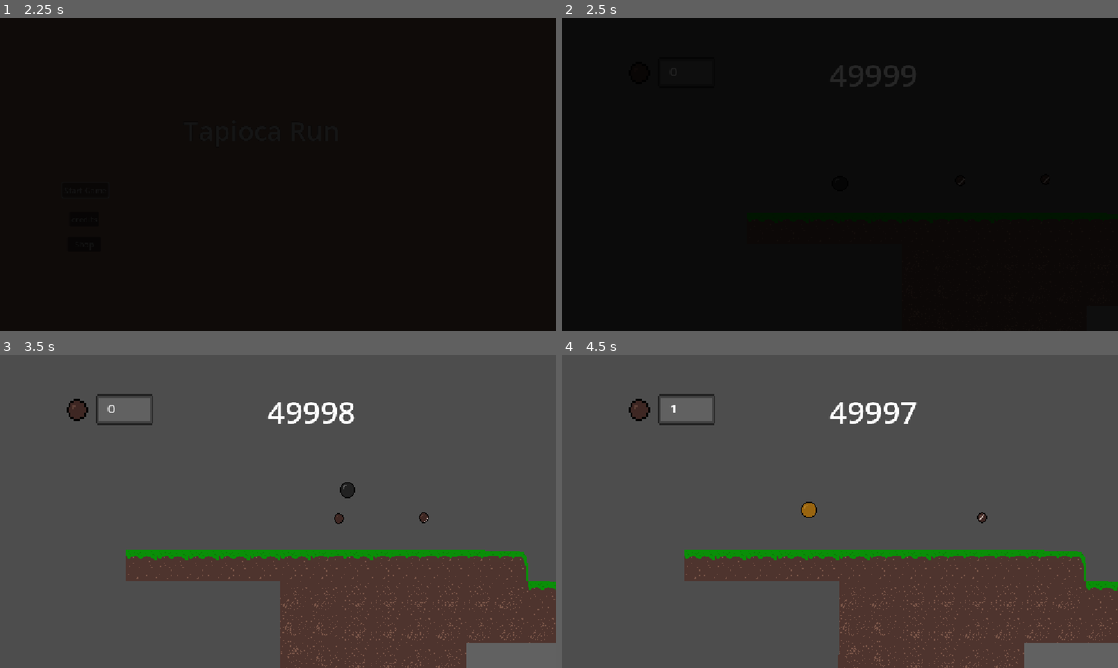
Above: before the commit, frames 1-4 (two rows, left to right).
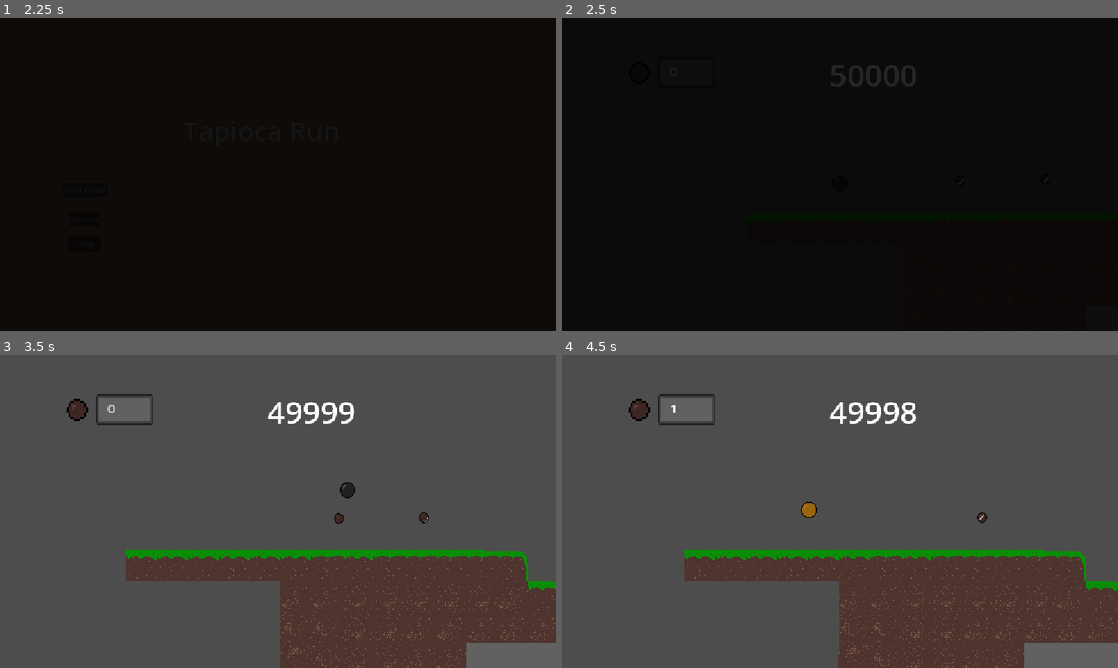
Above: after the commit, the same moments.

Repository: Adi-Ari-17/tapioca-run
Game: Godot game, scene res://scenes/main.tscn
The game is run twice, just before and just after one commit, with the same random seed, the same clock (stepped at 60 frames per second) and the same inputs.
Inputs:
- Up to frame 1 (2.25 s): click "Start Game" at 0.5 s; click "Start Game" at 1.25 s; hold Right (right) from 2.03 s (still down)
- Up to frame 2 (2.5 s): keep holding Right (right); tap Up (up) at 2.27 s
- Up to frame 3 (3.5 s): keep holding Right (right); tap Up (up) at 3.02 s
- Up to frame 4 (4.5 s): release Right (right) at 3.53 s; hold Left (left) 3.53-4.28 s; hold Right (right) from 4.28 s (still down)

Frame 1 is identical in both runs. In frame 2, 0.2% of the frame differs, in the area x 48-64%, y 15-22%; in frame 3, less than 0.1%; in frame 4, 0.1%.

Commit message:
more player stuffs

Diff:
--- a/tapioca-run/scenes/level_1.tscn
+++ b/tapioca-run/scenes/level_1.tscn
@@ -37,14 +37,6 @@
 vframes = 2
 frame = 2
 
-[node name="Sprite2D48" type="Sprite2D" parent="background/Parallax2D" unique_id=1502530743]
-position = Vector2(120, 25)
-scale = Vector2(2.5, 2.5)
-texture = ExtResource("1_rus8k")
-hframes = 2
-vframes = 2
-frame = 2
-
 [node name="Sprite2D49" type="Sprite2D" parent="background/Parallax2D" unique_id=465710509]
 position = Vector2(572, 89.999985)
 scale = Vector2(2.5, 2.5)
@@ -329,6 +321,198 @@
 vframes = 2
 frame = 2
 
+[node name="Sprite2D112" type="Sprite2D" parent="background/Parallax2D" unique_id=1099418925]
+position = Vector2(352, 144.99998)
+scale = Vector2(2.5, 2.5)
+texture = ExtResource("1_rus8k")
+hframes = 2
+vframes = 2
+frame = 2
+
+[node name="Sprite2D113" type="Sprite2D" parent="background/Parallax2D" unique_id=418955157]
+position = Vector2(353, 344)
+scale = Vector2(2.5, 2.5)
+texture = ExtResource("1_rus8k")
+hframes = 2
+vframes = 2
+frame = 2
+
+[node name="Sprite2D114" type="Sprite2D" parent="background/Parallax2D" unique_id=1925278431]
+position = Vector2(572, 289)
+scale = Vector2(2.5, 2.5)
+texture = ExtResource("1_rus8k")
+hframes = 2
+vframes = 2
+frame = 2
+
+[node name="Sprite2D115" type="Sprite2D" parent="background/Parallax2D" unique_id=1611156150]
+position = Vector2(573, 488)
+scale = Vector2(2.5, 2.5)
+texture = ExtResource("1_rus8k")
+hframes = 2
+vframes = 2
+frame = 2
+
+[node name="Sprite2D144" type="Sprite2D" parent="background/Parallax2D" unique_id=107073252]
+position = Vector2(445, 394)
+scale = Vector2(2.5, 2.5)
+texture = ExtResource("1_rus8k")
+hframes = 2
+vframes = 2
+frame = 2
+
+[node name="Sprite2D145" type="Sprite2D" parent="background/Parallax2D" unique_id=1503940403]
+position = Vector2(446, 593)
+scale = Vector2(2.5, 2.5)
+texture = ExtResource("1_rus8k")
+hframes = 2
+vframes = 2
+frame = 2
+
+[node name="Sprite2D116" type="Sprite2D" parent="background/Parallax2D" unique_id=676789148]
+position = Vector2(1102, 211)
+scale = Vector2(2.5, 2.5)
+texture = ExtResource("1_rus8k")
+hframes = 2
+vframes = 2
+frame = 2
+
+[node name="Sprite2D117" type="Sprite2D" parent="background/Parallax2D" unique_id=2005705818]
+position = Vector2(1103, 410)
+scale = Vector2(2.5, 2.5)
+texture = ExtResource("1_rus8k")
+hframes = 2
+vframes = 2
+frame = 2
+
+[node name="Sprite2D118" type="Sprite2D" parent="background/Parallax2D" unique_id=833950971]
+position = Vector2(3182.9998, 35.000015)
+scale = Vector2(2.5, 2.5)
+texture = ExtResource("1_rus8k")
+hframes = 2
+vframes = 2
+frame = 2
+
+[node name="Sprite2D119" type="Sprite2D" parent="background/Parallax2D" unique_id=406049773]
+position = Vector2(3183.9998, 234.00002)
+scale = Vector2(2.5, 2.5)
+texture = ExtResource("1_rus8k")
+hframes = 2
+vframes = 2
+frame = 2
+
+[node name="Sprite2D120" type="Sprite2D" parent="background/Parallax2D" unique_id=595041366]
+position = Vector2(2904, 167.99998)
+scale = Vector2(2.5, 2.5)
+texture = ExtResource("1_rus8k")
+hframes = 2
+vframes = 2
+frame = 2
+
+[node name="Sprite2D121" type="Sprite2D" parent="background/Parallax2D" unique_id=1699866763]
+position = Vector2(2905, 367)
+scale = Vector2(2.5, 2.5)
+texture = ExtResource("1_rus8k")
+hframes = 2
+vframes = 2
+frame = 2
+
+[node name="Sprite2D122" type="Sprite2D" parent="background/Parallax2D" unique_id=2061863359]
+position = Vector2(2780, 62.000008)
+scale = Vector2(2.5, 2.5)
+texture = ExtResource("1_rus8k")
+hframes = 2
+vframes = 2
+frame = 2
+
+[node name="Sprite2D123" type="Sprite2D" parent="background/Parallax2D" unique_id=162414174]
+position = Vector2(2781, 261.00003)
+scale = Vector2(2.5, 2.5)
+texture = ExtResource("1_rus8k")
+hframes = 2
+vframes = 2
+frame = 2
+
+[node name="Sprite2D124" type="Sprite2D" parent="background/Parallax2D" unique_id=204210863]
+position = Vector2(2612, 324.99997)
+scale = Vector2(2.5, 2.5)
+texture = ExtResource("1_rus8k")
+hframes = 2
+vframes = 2
+frame = 2
+
+[node name="Sprite2D125" type="Sprite2D" parent="background/Parallax2D" unique_id=1802983881]
+position = Vector2(2613, 524)
+scale = Vector2(2.5, 2.5)
+texture = ExtResource("1_rus8k")
+hframes = 2
+vframes = 2
+frame = 2
+
+[node name="Sprite2D126" type="Sprite2D" parent="background/Parallax2D" unique_id=2084572909]
+position = Vector2(2460, 173.00002)
+scale = Vector2(2.5, 2.5)
+texture = ExtResource("1_rus8k")
+hframes = 2
+vframes = 2
+frame = 2
+
+[node name="Sprite2D127" type="Sprite2D" parent="background/Parallax2D" unique_id=964311561]
+position = Vector2(2461, 372.00006)
+scale = Vector2(2.5, 2.5)
+texture = ExtResource("1_rus8k")
+hframes = 2
+vframes = 2
+frame = 2
+
+[node name="Sprite2D128" type="Sprite2D" parent="background/Parallax2D" unique_id=1331840166]
+position = Vector2(2300, 296)
+scale = Vector2(2.5, 2.5)
+texture = ExtResource("1_rus8k")
+hframes = 2
+vframes = 2
+frame = 2
+
+[node name="Sprite2D129" type="Sprite2D" parent="background/Parallax2D" unique_id=924135614]
+position = Vector2(2301, 495.00003)
+scale = Vector2(2.5, 2.5)
+texture = ExtResource("1_rus8k")
+hframes = 2
+vframes = 2
+frame = 2
+
+[node name="Sprite2D130" type="Sprite2D" parent="background/Parallax2D" unique_id=1289661976]
+position = Vector2(2158, 406)
+scale = Vector2(2.5, 2.5)
+texture = ExtResource("1_rus8k")
+hframes = 2
+vframes = 2
+frame = 2
+
+[node name="Sprite2D131" type="Sprite2D" parent="background/Parallax2D" unique_id=1094561373]
+position = Vector2(2159, 605)
+scale = Vector2(2.5, 2.5)
+texture = ExtResource("1_rus8k")
+hframes = 2
+vframes = 2
+frame = 2
+
+[node name="Sprite2D132" type="Sprite2D" parent="background/Parallax2D" unique_id=1320714361]
+position = Vector2(3743, -42.99997)
+scale = Vector2(2.5, 2.5)
+texture = ExtResource("1_rus8k")
+hframes = 2
+vframes = 2
+frame = 2
+
+[node name="Sprite2D133" type="Sprite2D" parent="background/Parallax2D" unique_id=681289758]
+position = Vector2(3744, 156.00003)
+scale = Vector2(2.5, 2.5)
+texture = ExtResource("1_rus8k")
+hframes = 2
+vframes = 2
+frame = 2
+
 [node name="Sprite2D84" type="Sprite2D" parent="background/Parallax2D" unique_id=2115484128]
 position = Vector2(220.00002, -118.99999)
 scale = Vector2(2.5, 2.5)
@@ -347,6 +531,22 @@
 
 [node name="Sprite2D86" type="Sprite2D" parent="background/Parallax2D" unique_id=1375244774]
 position = Vector2(222.00002, 277.00003)
+scale = Vector2(2.5, 2.5)
+texture = ExtResource("1_rus8k")
+hframes = 2
+vframes = 2
+frame = 2
+
+[node name="Sprite2D110" type="Sprite2D" parent="background/Parallax2D" unique_id=1633278368]
+position = Vector2(39.000008, 175)
+scale = Vector2(2.5, 2.5)
+texture = ExtResource("1_rus8k")
+hframes = 2
+vframes = 2
+frame = 2
+
+[node name="Sprite2D111" type="Sprite2D" parent="background/Parallax2D" unique_id=2059400584]
+position = Vector2(40.000008, 374.00003)
 scale = Vector2(2.5, 2.5)
 texture = ExtResource("1_rus8k")
 hframes = 2
@@ -427,6 +627,78 @@
 vframes = 2
 frame = 2
 
+[node name="Sprite2D134" type="Sprite2D" parent="background/Parallax2D" unique_id=165576710]
+position = Vector2(1860, 363)
+scale = Vector2(2.0000005, 2.5)
+texture = ExtResource("1_rus8k")
+hframes = 2
+vframes = 2
+frame = 2
+
+[node name="Sprite2D135" type="Sprite2D" parent="background/Parallax2D" unique_id=893885270]
+position = Vector2(1860, 569)
+scale = Vector2(2.0000005, 2.5)
+texture = ExtResource("1_rus8k")
+hframes = 2
+vframes = 2
+frame = 2
+
+[node name="Sprite2D136" type="Sprite2D" parent="background/Parallax2D" unique_id=902446339]
+position = Vector2(1546, 531)
+scale = Vector2(2.0000005, 2.5)
+texture = ExtResource("1_rus8k")
+hframes = 2
+vframes = 2
+frame = 2
+
+[node name="Sprite2D138" type="Sprite2D" parent="background/Parallax2D" unique_id=399135261]
+position = Vector2(1245, 121)
+scale = Vector2(2.0000005, 2.5)
+texture = ExtResource("1_rus8k")
+hframes = 2
+vframes = 2
+frame = 2
+
+[node name="Sprite2D139" type="Sprite2D" parent="background/Parallax2D" unique_id=1013896768]
+position = Vector2(1245, 327)
+scale = Vector2(2.0000005, 2.5)
+texture = ExtResource("1_rus8k")
+hframes = 2
+vframes = 2
+frame = 2
+
+[node name="Sprite2D140" type="Sprite2D" parent="background/Parallax2D" unique_id=805414504]
+position = Vector2(947, 179)
+scale = Vector2(2.0000005, 2.5)
+texture = ExtResource("1_rus8k")
+hframes = 2
+vframes = 2
+frame = 2
+
+[node name="Sprite2D141" type="Sprite2D" parent="background/Parallax2D" unique_id=480500528]
+position = Vector2(947, 385)
+scale = Vector2(2.0000005, 2.5)
+texture = ExtResource("1_rus8k")
+hframes = 2
+vframes = 2
+frame = 2
+
+[node name="Sprite2D142" type="Sprite2D" parent="background/Parallax2D" unique_id=1773407408]
+position = Vector2(733, 173)
+scale = Vector2(2.0000005, 2.5)
+texture = ExtResource("1_rus8k")
+hframes = 2
+vframes = 2
+frame = 2
+
+[node name="Sprite2D143" type="Sprite2D" parent="background/Parallax2D" unique_id=1512647929]
+position = Vector2(733, 379)
+scale = Vector2(2.0000005, 2.5)
+texture = ExtResource("1_rus8k")
+hframes = 2
+vframes = 2
+frame = 2
+
 [node name="Sprite2D96" type="Sprite2D" parent="background/Parallax2D" unique_id=1027337576]
 position = Vector2(3181, -558)
 scale = Vector2(2.5, 2.5)
@@ -509,6 +781,30 @@
 
 [node name="Sprite2D106" type="Sprite2D" parent="background/Parallax2D" unique_id=864830113]
 position = Vector2(3742, -444.99994)
+scale = Vector2(2.5, 2.5)
+texture = ExtResource("1_rus8k")
+hframes = 2
+vframes = 2
+frame = 2
+
+[node name="Sprite2D48" type="Sprite2D" parent="background/Parallax2D" unique_id=1502530743]
+position = Vector2(120, 25)
+scale = Vector2(2.5, 2.5)
+texture = ExtResource("1_rus8k")
+hframes = 2
+vframes = 2
+frame = 2
+
+[node name="Sprite2D108" type="Sprite2D" parent="background/Parallax2D" unique_id=236239201]
+position = Vector2(120.00001, 232.99997)
+scale = Vector2(2.5, 2.5)
+texture = ExtResource("1_rus8k")
+hframes = 2
+vframes = 2
+frame = 2
+
+[node name="Sprite2D109" type="Sprite2D" parent="background/Parallax2D" unique_id=1144860095]
+position = Vector2(121.00001, 432)
 scale = Vector2(2.5, 2.5)
 texture = ExtResource("1_rus8k")
 hframes = 2
--- a/tapioca-run/scripts/countdown.gd
+++ b/tapioca-run/scripts/countdown.gd
@@ -11,21 +11,12 @@
 
 func _process(_delta: float) -> void:
 	if counting:
-		if not waiting:
-			GameManager.countdown -= 1
-			label.text = str(GameManager.countdown)
-			if GameManager.countdown <= 0:
-				shop_load.emit()
-				counting = false
-				hide()
-		_trigger()
+		label.text = str(GameManager.countdown)
+		if GameManager.countdown <= 0:
+			shop_load.emit()
+			counting = false
+			hide()
 
-func _trigger() -> void:
-	if waiting:
-		return
-	waiting = true
-	await get_tree().create_timer(1.0).timeout
-	waiting = false
 
 func _on_main_countstart() -> void:
 	counting = true
--- a/tapioca-run/scripts/player.gd
+++ b/tapioca-run/scripts/player.gd
@@ -31,6 +31,7 @@
 				animation_player.play("down-bounce-pop")
 			elif state == "sugar":
 				animation_player.play("down-bounce-sugar")
+			GameManager.countdown -= 1
 			velocity.y = -325.0
 		if Input.is_action_just_pressed("up"):
 			if state == "normal":
